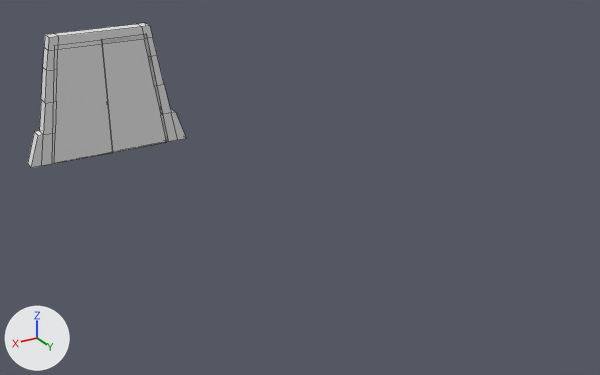
The FBX model Project/Assets/Fbx/porta.FBX as it was, and as the next commit left it.
One viewpoint serves both versions: a camera (50 mm lens) standing at (10.45, 22.98, 8.82) and looking at (0.88, 7.03, 0.84). The axes (+X, +Y, +Z) are drawn at lower left. The lights are the same throughout. Both versions are drawn at frame 1 of the action 'Take 001'; the numbers are the values there. Mesh edges are drawn as thin lines.

The scene before the commit, as lines of its bpy script (objects in view):
```python
me_mesh = bpy.data.meshes.new('Mesh')
me_mesh.from_pydata(...)  # 56 vertices, 55 faces; spans x -81.0..81.0, y -91.0..91.0, z 0.0..21.0
me_mesh_001 = bpy.data.meshes.new('Mesh.001')
me_mesh_001.from_pydata([(-91.0, -86.0, 0.0), (-67.0, 86.0, 0.0), (-91.0, -86.0, 4.0), (-67.0, 86.0, 4.0), (0.0, 86.0, 0.0), (0.0, -86.0, 0.0), (0.0, -86.0, 4.0), (0.0, 86.0, 4.0)], [], [(1, 4, 5, 0), (6, 7, 3, 2), (5, 6, 2, 0), (1, 0, 2, 3), (1, 3, 7, 4), (7, 6, 5, 4)])
me_mesh_002 = bpy.data.meshes.new('Mesh.002')
me_mesh_002.from_pydata([(-91.0, -86.0, 0.0), (-67.0, 86.0, 0.0), (-91.0, -86.0, 4.0), (-67.0, 86.0, 4.0), (0.0, 86.0, 0.0), (0.0, -86.0, 0.0), (0.0, -86.0, 4.0), (0.0, 86.0, 4.0)], [], [(1, 4, 5, 0), (6, 7, 3, 2), (5, 6, 2, 0), (1, 0, 2, 3), (1, 3, 7, 4), (7, 6, 5, 4)])
ob_portaarco = bpy.data.objects.new('portaArco', me_mesh)
ob_portaarco.location = (3.23, 0.0, 1.75)
ob_portaarco.rotation_euler = (1.571, 0.0, 0.0)  # degrees (90, 0, 0)
ob_portaarco.scale = (0.0297, 0.02, 0.02)
ob_portafolha01 = bpy.data.objects.new('portaFolha01', me_mesh_002)
ob_portafolha01.location = (3.23, -0.08, 1.63)
ob_portafolha01.rotation_euler = (1.571, 0.0, -3.142)  # degrees (90, 0, -180)
ob_portafolha01.scale = (0.02, 0.02, 0.02)
ob_portafolha02 = bpy.data.objects.new('portaFolha02', me_mesh_001)
ob_portafolha02.location = (3.23, 0.0, 1.63)
ob_portafolha02.rotation_euler = (1.571, 0.0, 0.0)  # degrees (90, 0, 0)
ob_portafolha02.scale = (0.02, 0.02, 0.02)
```
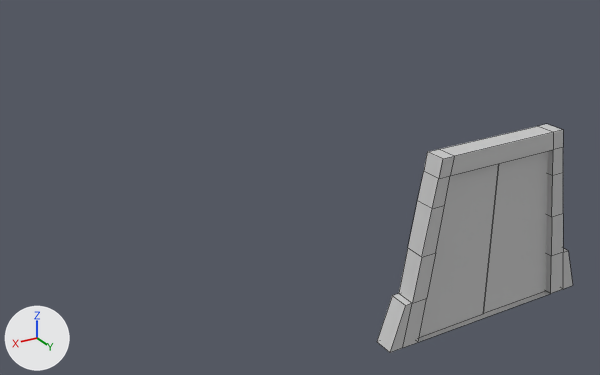
Changed parts and their boxes (x1, y1, x2, y2) in the pictures (600 x 375 px):
'portaArco', recoloured, moved: before (28, 23, 186, 168); after (377, 124, 573, 353)
'portaFolha01', recoloured, moved: before (53, 44, 113, 164); after (420, 163, 499, 337)
'portaFolha02', recoloured, moved: before (102, 34, 169, 152); after (483, 151, 548, 314)

Diff of the bpy script that builds the scene:
```diff
--- a/Project/Assets/Fbx/porta.FBX.py
+++ b/Project/Assets/Fbx/porta.FBX.py
@@ mat_portafolha01 @@
+mat_portafolha01 = principled_material('portaFolha01')
+mat_portafolha01.base_color = (0.588, 0.588, 0.588)  # light grey #cacaca
+mat_portafolha01.roughness = 0.859
@@ mat_portafolha02 @@
+mat_portafolha02 = principled_material('portaFolha02')
+mat_portafolha02.base_color = (0.588, 0.588, 0.588)  # light grey #cacaca
+mat_portafolha02.roughness = 0.859
@@ mat_portaarco @@
+mat_portaarco = principled_material('portaArco')
+mat_portaarco.base_color = (0.588, 0.588, 0.588)  # light grey #cacaca
+mat_portaarco.roughness = 0.859
@@ me_mesh @@
 me_mesh.from_pydata(...)  # 56 vertices, 55 faces; spans x -81.0..81.0, y -91.0..91.0, z 0.0..21.0
+me_mesh.materials.append(mat_portaarco)  # light grey #cacaca
@@ me_mesh_002 @@
 me_mesh_002.from_pydata(...)  # 8 vertices, 6 faces; spans x -91.0..0.0, y -86.0..86.0, z 0.0..4.0
+me_mesh_002.materials.append(mat_portafolha01)  # light grey #cacaca
@@ me_mesh_001 @@
 me_mesh_001.from_pydata(...)  # 8 vertices, 6 faces; spans x -91.0..0.0, y -86.0..86.0, z 0.0..4.0
+me_mesh_001.materials.append(mat_portafolha02)  # light grey #cacaca
@@ ob_portaarco @@
 ob_portaarco = bpy.data.objects.new('portaArco', me_mesh)
-ob_portaarco.location = (3.23, 0.0, 1.75)
+ob_portaarco.location = (-0.07, 12.71, 1.75)
 ob_portaarco.rotation_euler = (1.571, 0.0, 0.0)  # degrees (90, 0, 0)
@@ ob_portafolha01 @@
 ob_portafolha01 = bpy.data.objects.new('portaFolha01', me_mesh_002)
-ob_portafolha01.location = (3.23, -0.08, 1.63)
+ob_portafolha01.location = (-0.07, 12.5, 1.63)
 ob_portafolha01.rotation_euler = (1.571, 0.0, -3.142)  # degrees (90, 0, -180)
@@ ob_portafolha02 @@
 ob_portafolha02 = bpy.data.objects.new('portaFolha02', me_mesh_001)
-ob_portafolha02.location = (3.23, 0.0, 1.63)
+ob_portafolha02.location = (-0.07, 12.58, 1.63)
 ob_portafolha02.rotation_euler = (1.571, 0.0, 0.0)  # degrees (90, 0, 0)
```
